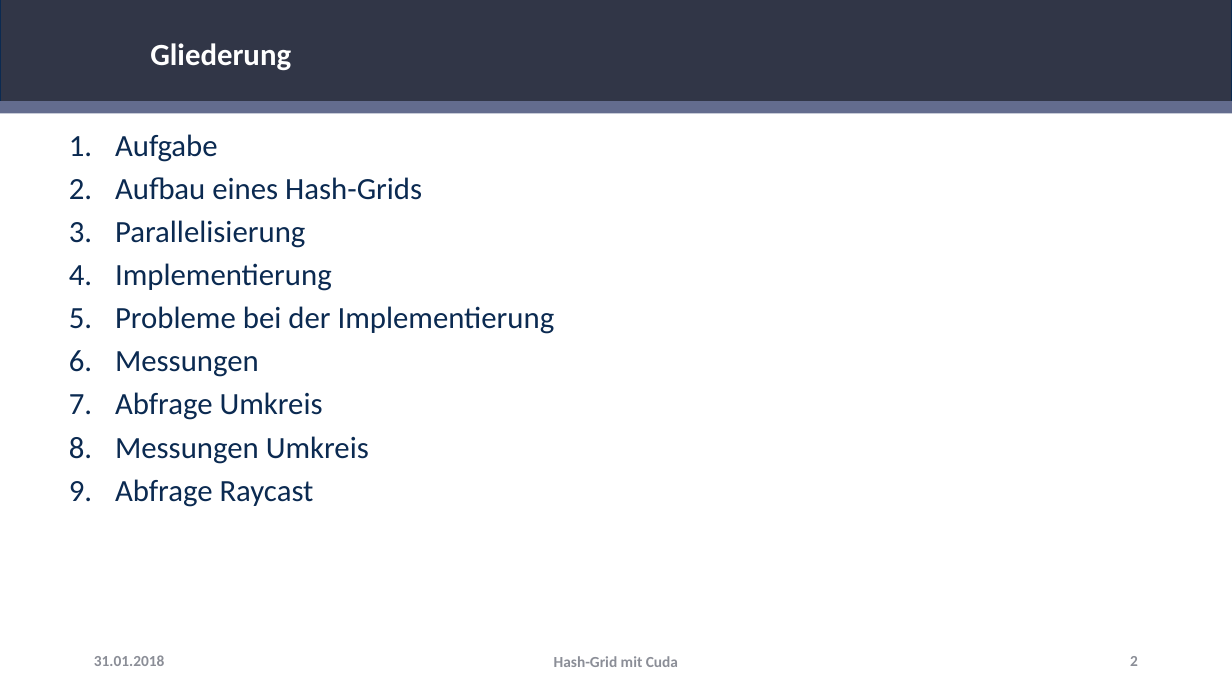
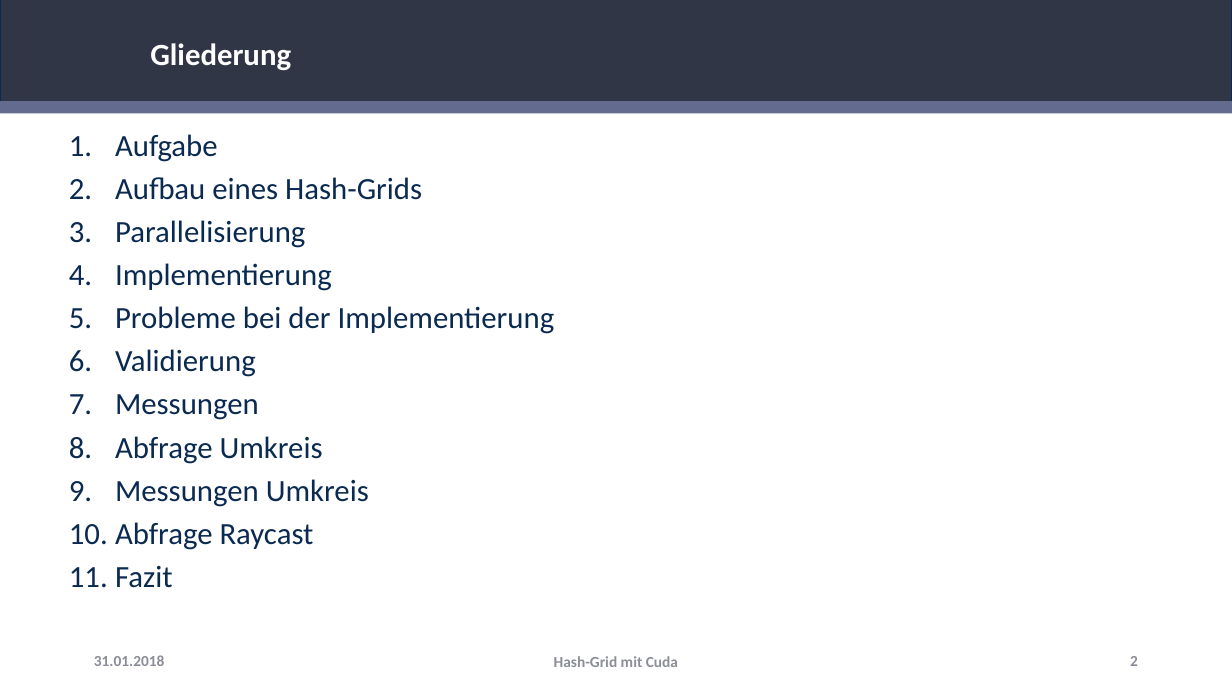
Before and after one commit to RemkeTUD/CUDA-Project-Hash-Grid, a slide deck: slide 2 of Hash-Grid.pptx. Drawn at 1232x693 pixels with LibreOffice and Linux fonts; fonts in the diff are those of the drawing; background and template pictures are left out. Boxes give left, top, right and bottom in pixels: in the first picture for what was removed or moved away, otherwise in the second. Text is boxed around its words. In the diff, an @@ line names an element or a change of style, - is before the commit and + after.

```diff
--- a/Hash-Grid.pptx
+++ b/Hash-Grid.pptx
@@ text at [115, 349, 256, 377]: paragraph added @@
+6. Validierung
@@ text at [115, 566, 173, 588]: paragraph added @@
+11. Fazit
```
Also in this commit, not shown: 5 other slides changed.
